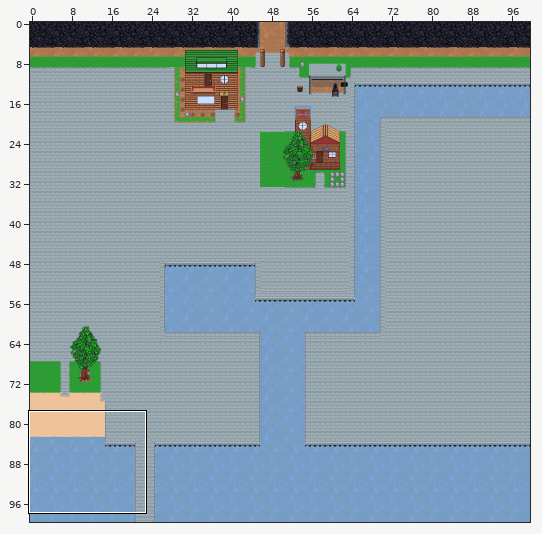
Two states of a Tiled map, SecretProject/SecretProject/Content/bin/DesktopGL/Map/royalDocks.tmx. Above: a wide view before the commit, with the close-up outlined.
Close-up. Before the edit:
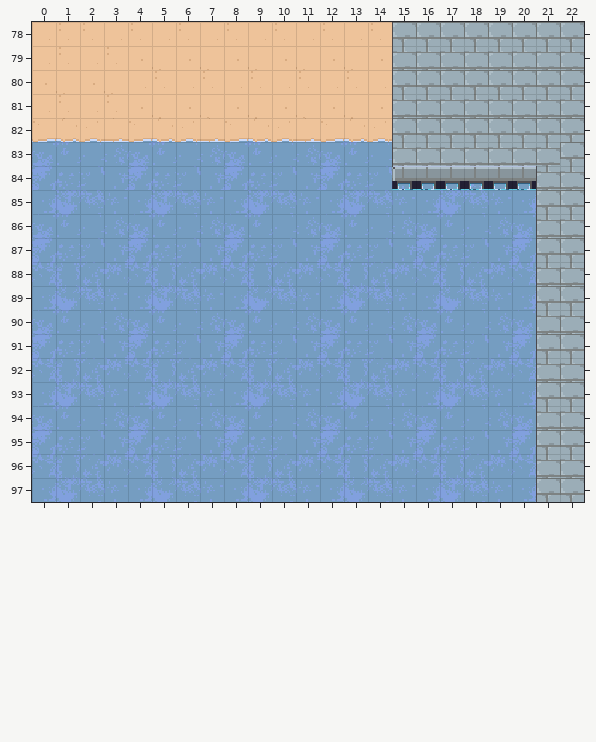
Cells are 16x16 px. Shown: x 0..22, y 78..97. The commit also changed other parts of the map, which this record leaves out. Tiles whose own drawing changed are shown in their newer look in all pictures.
Now the later version:
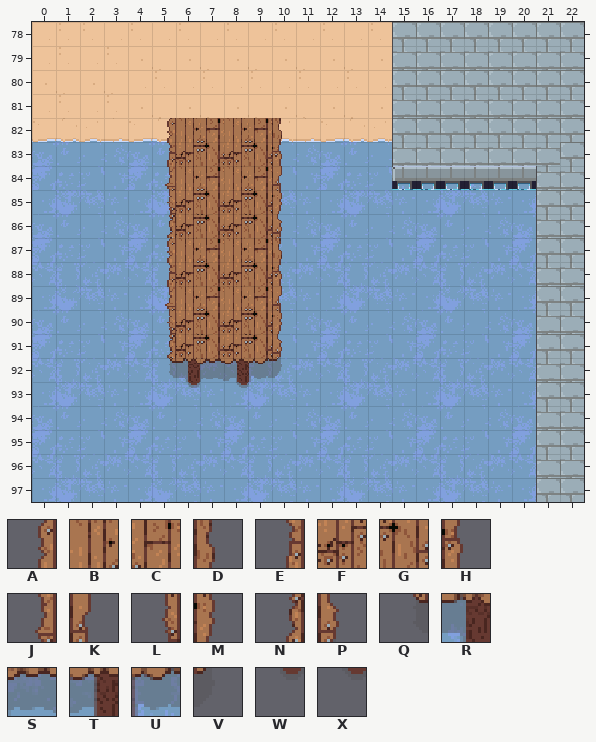
Key: from "MasterSpriteSheet": A 5402, B 5403, C 5404, D 5407, E 5502, F 5503, G 5504, H 5507, J 5602, K 5607, L 5702, M 5707, N 5802, P 5807, Q 5902, R 5903, S 5904, T 5905, U 5906, V 5907, W 6003, X 6005.
_ is an empty cell.
See-through tiles are keyed as they look on the map.
Change:
Layer "buildings":
Tile Q now appears in row 92 at x 5.
Tile R now appears in row 92 at x 6.
Tile S now appears in row 92 at x 7.
Tile T now appears in row 92 at x 8.
Tile U now appears in row 92 at x 9.
Tile V now appears in row 92 at x 10.
Tile W now appears in row 93 at x 6.
Tile X now appears in row 93 at x 8.
Layer "midGround":
Tile A now appears in row 82 at x 5; in row 87 at x 5.
Tile B now appears in row 82 at x 6 and 8; in row 84 at x 6 and 8; in row 87 at x 6 and 8; in row 89 at x 6 and 8.
Tile C now appears in row 82 at x 7 and 9; in row 84 at x 7 and 9; in row 87 at x 7 and 9; in row 89 at x 7 and 9.
Tile D now appears in row 82 at x 10; in row 87 at x 10.
Tile E now appears in row 83 at x 5; in row 88 at x 5.
Tile F now appears in row 83 at x 6 and 8; in rows 85 to 86 at x 6 and 8; in row 88 at x 6 and 8; in rows 90 to 91 at x 6 and 8.
Tile G now appears in row 83 at x 7 and 9; in rows 85 to 86 at x 7 and 9; in row 88 at x 7 and 9; in rows 90 to 91 at x 7 and 9.
Tile H now appears in row 83 at x 10; in row 88 at x 10.
Tile J now appears in row 84 at x 5; in row 89 at x 5.
Tile K now appears in row 84 at x 10; in row 89 at x 10.
Tile L now appears in row 85 at x 5; in row 90 at x 5.
Tile M now appears in row 85 at x 10; in row 90 at x 10.
Tile N now appears in row 86 at x 5; in row 91 at x 5.
Tile P now appears in row 86 at x 10; in row 91 at x 10.
Where, in picture pixels (left, top, right, bottom), the same in both close-ups:
added: (165, 118, 282, 388)
